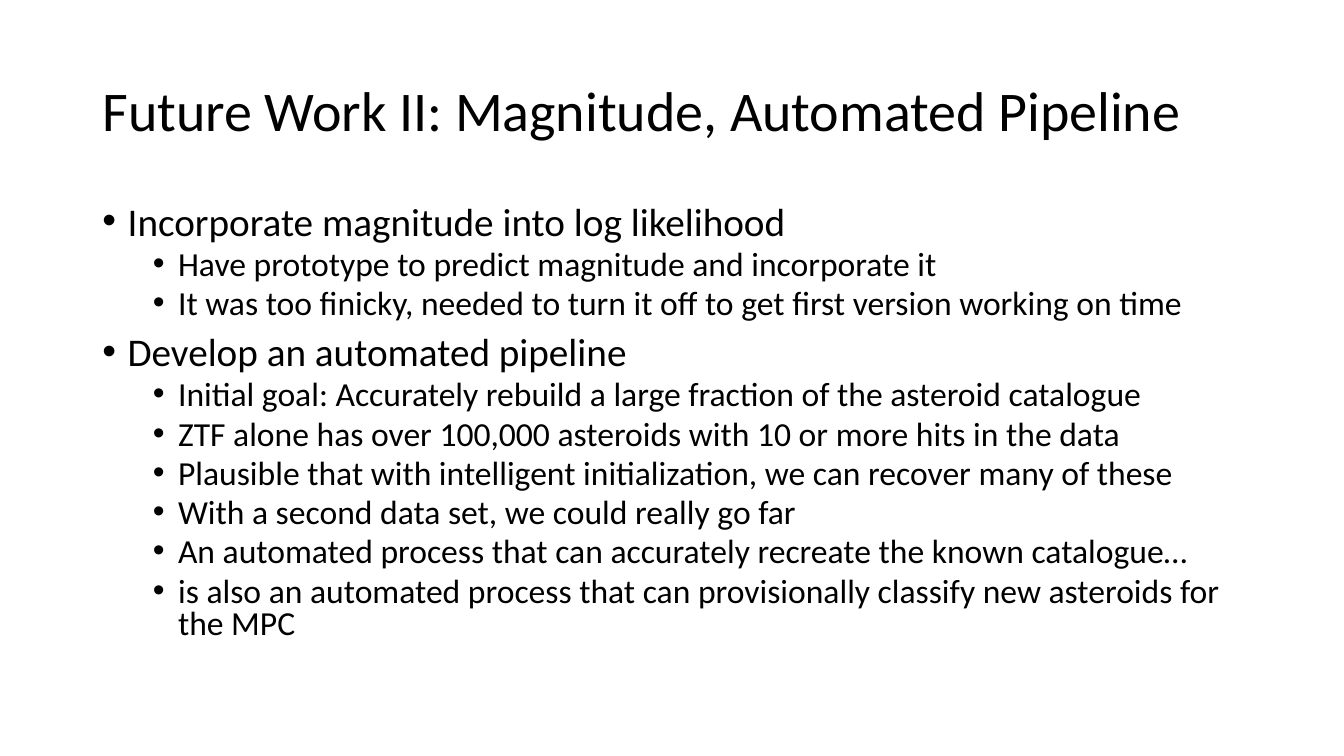
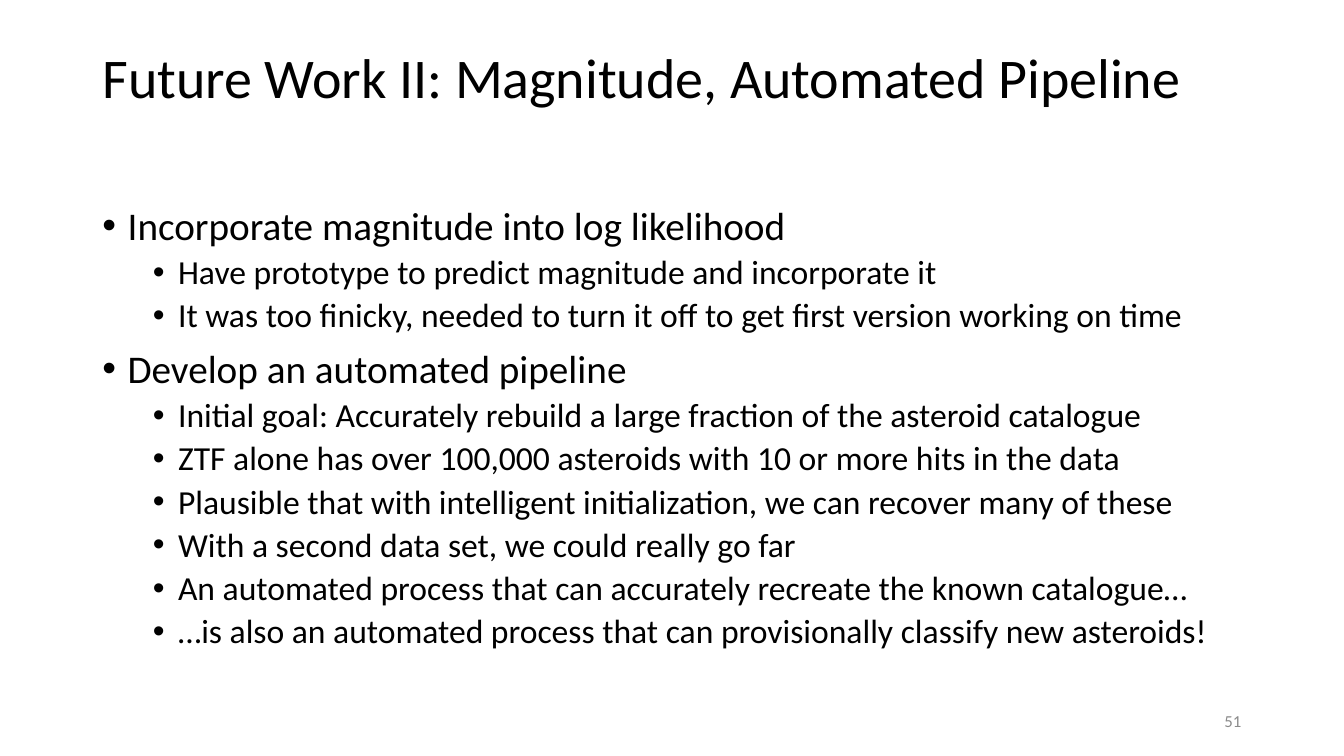
Before and after one commit to memanuel/kepler-sieve, a slide deck: slide 51 of thesis/kepler-sieve-slides.pptx. Drawn at 1344x756 pixels with LibreOffice and Linux fonts; fonts in the diff are those of the drawing. Boxes give left, top, right and bottom in pixels: in the first picture for what was removed or moved away, otherwise in the second. Text is boxed around its words. In the diff, an @@ line names an element or a change of style, - is before the commit and + after.

Commit message:
second draft of presentation

```diff
--- a/thesis/kepler-sieve-slides.pptx
+++ b/thesis/kepler-sieve-slides.pptx
@@ title "Future Work II: Magnitude, Automated ...": place and size @@
-title "Future Work II: Magnitude, Automated ..." at [102, 92, 1180, 141]
+title "Future Work II: Magnitude, Automated ..." at [102, 59, 1180, 108]
@@ text at [128, 212, 1187, 606]: line spacing 0.8 to 0.9 @@
@@ text at [178, 619, 1207, 649]: text changed @@
-  • is also an automated process that can provisionally classify new asteroids for the MPC
+  • …is also an automated process that can provisionally classify new asteroids!
@@ page number added at [1224, 716, 1241, 727], 12 pt, text #8C8C8C @@
+51
```
Also in this commit, not shown: 51 other slides changed, 3 other files.
